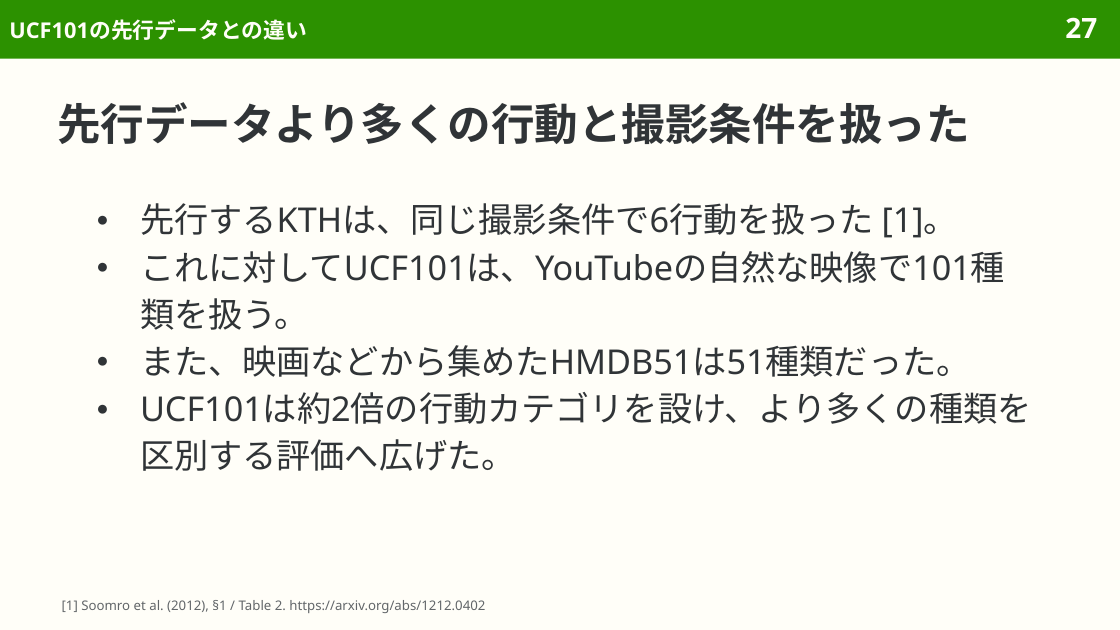
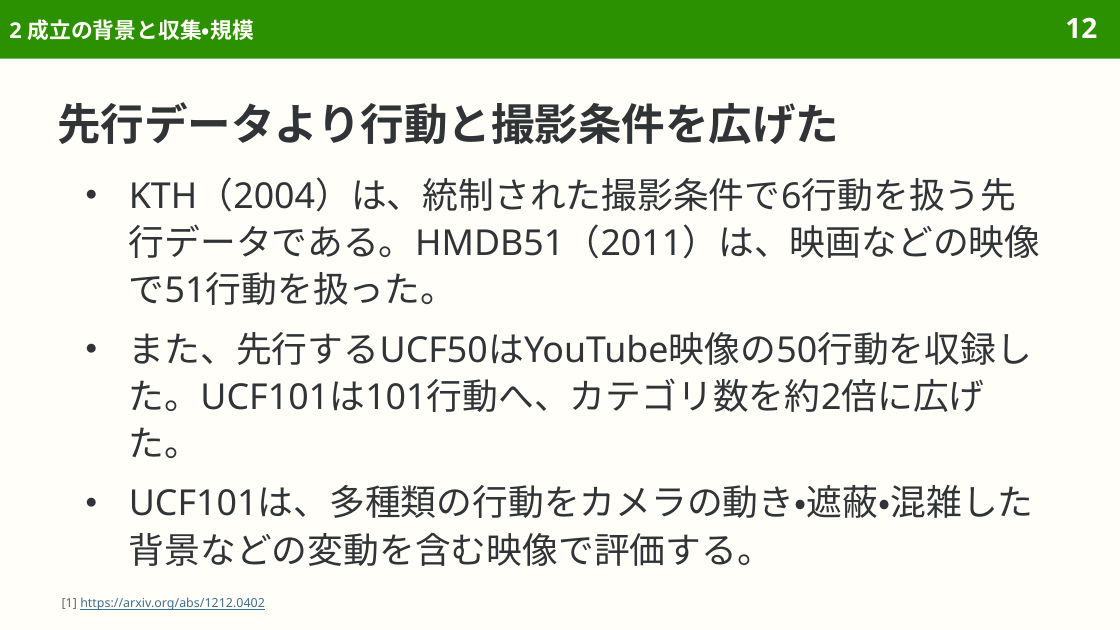
Before and after one commit to sasakiy84/datasets-in-10-minutes, a slide deck: slide 12 of slides/datasets-in-10-minutes-ucf101.pptx (slide 27 before the commit). Drawn at 1120x630 pixels with LibreOffice and Linux fonts; fonts in the diff are those of the drawing. Boxes give left, top, right and bottom in pixels: in the first picture for what was removed or moved away, otherwise in the second. Text is boxed around its words. In the diff, an @@ line names an element or a change of style, - is before the commit and + after.

```diff
--- a/slides/datasets-in-10-minutes-ucf101.pptx
+++ b/slides/datasets-in-10-minutes-ucf101.pptx
@@ title at [9,19,253,40]: text changed @@
-UCF101の先行データとの違い
+2 成立の背景と収集・規模
@@ page number at [1065,17,1097,38]: text changed @@
-27
+12
@@ title at [57,102,839,144]: text changed @@
-先行データより多くの行動と撮影条件を扱った
+先行データより行動と撮影条件を広げた
@@ text at [129,177,1041,566]: text changed; size 22 to 23 pt @@
-● 先行するKTHは、同じ撮影条件で6行動を扱った [1]。
-● これに対してUCF101は、YouTubeの自然な映像で101種類を扱う。
-● また、映画などから集めたHMDB51は51種類だった。
-● UCF101は約2倍の行動カテゴリを設け、より多くの種類を区別する評価へ広げた。
+● KTH（2004）は、統制された撮影条件で6行動を扱う先行データである。HMDB51（2011）は、映画などの映像で51行動を扱った。
+● また、先行するUCF50はYouTube映像の50行動を収録した。UCF101は101行動へ、カテゴリ数を約2倍に広げた。
+● UCF101は、多種類の行動をカメラの動き・遮蔽・混雑した背景などの変動を含む映像で評価する。
@@ text at [62,597,265,610]: text changed; size 8.5 to 8 pt; text colour #626669 to #3F6F8F @@
-[1] Soomro et al. (2012), §1 / Table 2. https://arxiv.org/abs/1212.0402
+[1] https://arxiv.org/abs/1212.0402
```
Also in this commit, not shown: 65 other slides changed, 7 slides added, 1 slide removed, 12 other files.
